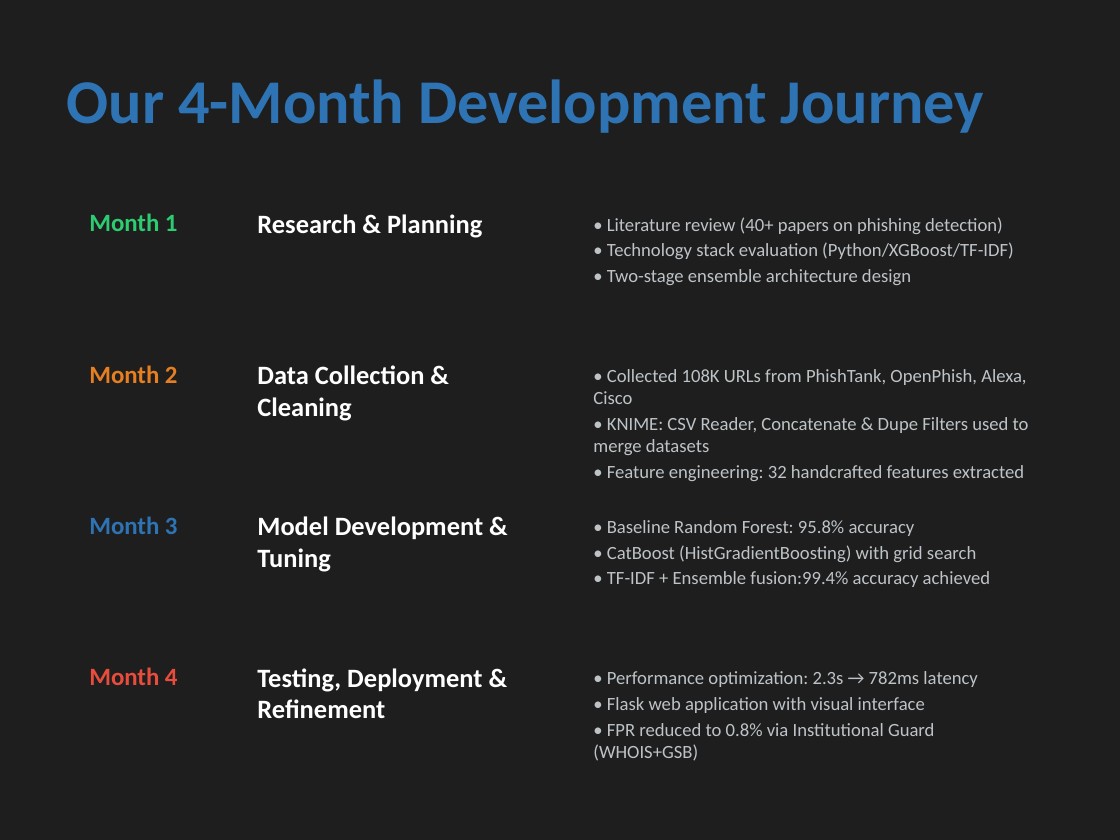
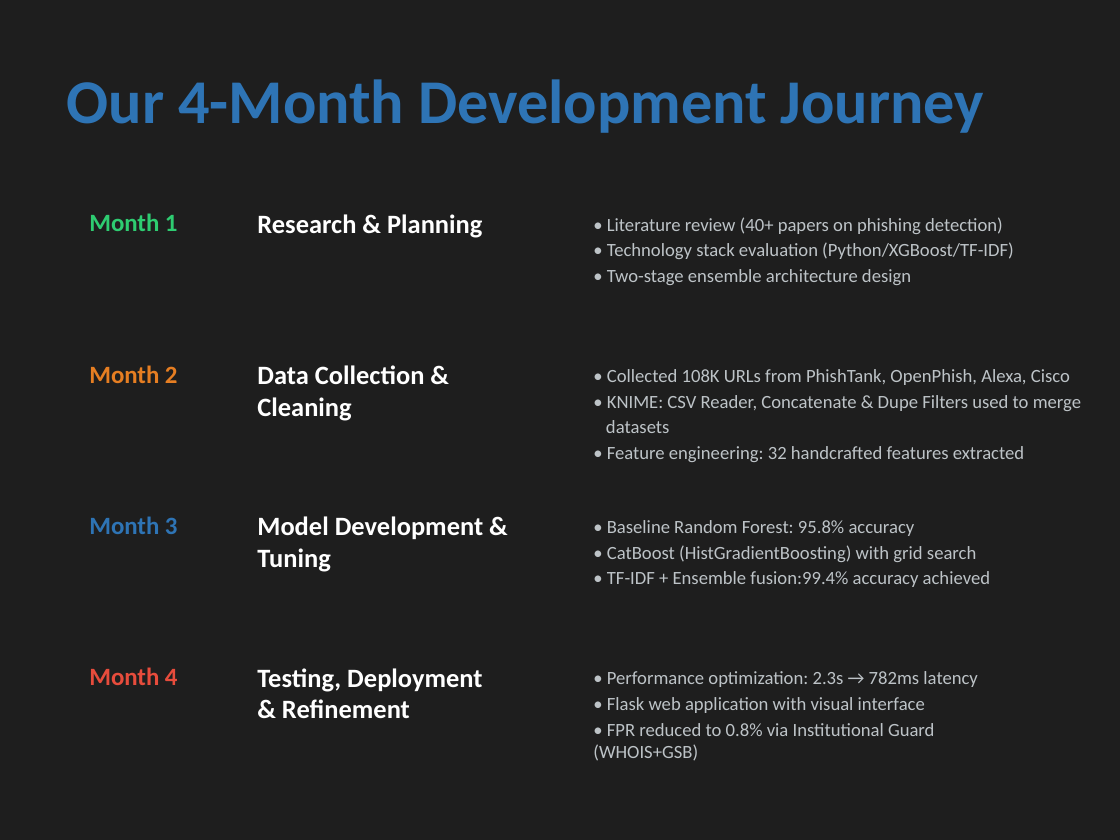
Before and after one commit to SaifAl-Sabaneh/Sentinurl-Phishing-Detector, a slide deck: slide 5 of documents/SentinURL Final Presentation.pptx. Drawn at 1120x840 pixels with LibreOffice and Linux fonts; fonts in the diff are those of the drawing. Boxes give left, top, right and bottom in pixels: in the first picture for what was removed or moved away, otherwise in the second. Text is boxed around its words. In the diff, an @@ line names an element or a change of style, - is before the commit and + after.

```diff
--- a/documents/SentinURL Final Presentation.pptx
+++ b/documents/SentinURL Final Presentation.pptx
@@ text at (606, 395, 1081, 433): text changed @@
-• KNIME: CSV Reader, Concatenate & Dupe Filters used to merge datasets
+• KNIME: CSV Reader, Concatenate & Dupe Filters used to merge
+datasets
@@ text at (257, 668, 482, 718): text changed @@
-Testing, Deployment & Refinement
+Testing, Deployment
+& Refinement
```
Also in this commit, not shown: 4 other slides changed, 1 slide removed, 12 other files.
